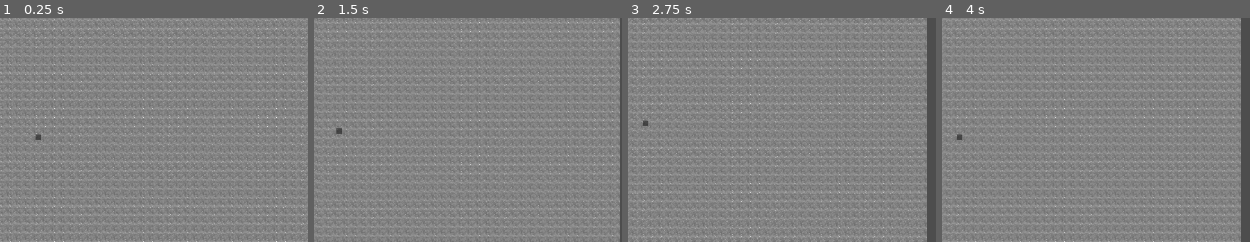
Above: before the commit, frames 1-4 (left to right).
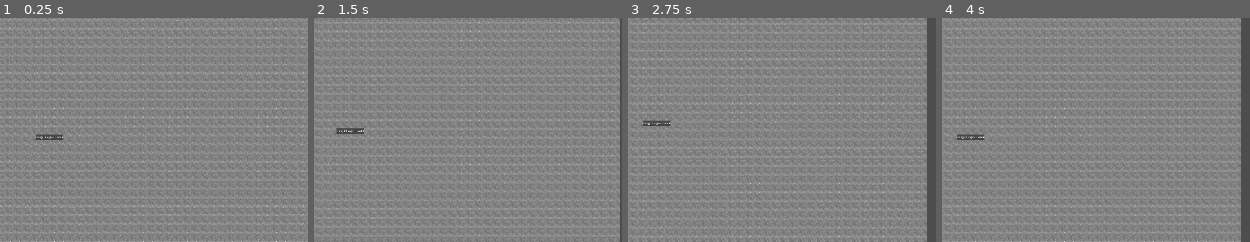
Above: after the commit, the same moments.

Repository: AxisTrotec/Astra
Game: Godot game, scene res://Scenes/World Generation/World Generation.tscn
Same seed, same stepped clock (60 frames per second), same inputs: the game is played once before the commit and once after it.
Inputs (mouse positions are % of the whole screen's width and height, from its top left):
- Up to frame 1 (0.25 s): no input
- Up to frame 2 (1.5 s): tap Enter at 0.5 s; move the mouse to (80, 45) at 0.52 s; hold Right 0.53-1.28 s; click (80, 45) at 0.67 s; tap Space at 1.25 s; move the mouse to (26, 55) at 1.27 s; hold Down from 1.28 s (still down)
- Up to frame 3 (2.75 s): tap Enter at 2 s; move the mouse to (65, 28) at 2.02 s; release Down at 2.03 s; hold Right from 2.03 s (still down)
- Up to frame 4 (4 s): tap Space at 2.75 s; move the mouse to (45, 70) at 2.77 s; release Right at 2.78 s; hold Up 2.78-3.53 s; click (45, 70) at 2.92 s; tap Enter at 3.5 s; move the mouse to (91, 65) at 3.52 s; hold Left from 3.53 s (still down)
The pictures show only the part of the screen within x 46-96%, y 24-74%; the shares and areas given below are measured in that part.

The runs differ from the first frame. In frame 1, 0.2% of the frame differs, in the area x 11-21%, y 51-55%; in frame 2, 0.2%; in frame 3, 0.2%; in frame 4, 0.2%, in the area x 4-14%, y 51-55%.
Error before the commit: Parse Error: Expected indented block after function declaration. (res://global.gd:76)

Commit message:
New version

Diff:
--- a/Menus/WorldGenOptions/WGOptionsMenu.gd
+++ b/Menus/WorldGenOptions/WGOptionsMenu.gd
@@ -32,11 +32,12 @@
 	var current_selected = index
 
 	if current_selected == 0:
-		Global.world_type= "Nero"
+		Global.world_type = "Nero"
 	elif current_selected == 1:
 		Global.world_type = "Gaia"
 
 
 func _on_button_pressed():
+	print("test")
 	Global.new_game = true
-	get_tree().change_scene_to_file("res://Scenes/World Generation.tscn")
+	get_tree().change_scene_to_file("res://Scenes/World Generation/World Generation.tscn")
--- /dev/null
+++ b/Scenes/World Generation/Counter Bar.gd
@@ -0,0 +1,24 @@
+extends HBoxContainer
+
+
+func _ready():
+	#Timer for counter updates with rates
+	var timer := Timer.new()
+	add_child(timer)
+	timer.wait_time = 1
+	timer.start()
+	timer.timeout.connect(_on_timer_timeout)
+
+
+func _on_timer_timeout() -> void:
+	#energy_current += 13
+	print("test")
+	print(Global.energy_current)
+	print(Global.energy_rate)
+	print(Global.energy_max)
+
+
+# Called every frame. 'delta' is the elapsed time since the previous frame.
+func _process(delta):
+	if Global.new_game:
+		$CurrentEnergy.text = "the text"
--- a/Scenes/World Generation/World Generation.tscn
+++ b/Scenes/World Generation/World Generation.tscn
@@ -1,9 +1,10 @@
-[gd_scene load_steps=7 format=3 uid="uid://bk45i6gn62j54"]
+[gd_scene load_steps=8 format=3 uid="uid://bk45i6gn62j54"]
 
 [ext_resource type="Script" path="res://Scenes/World Generation/Camera2D.gd" id="1_qtdvg"]
 [ext_resource type="Texture2D" uid="uid://bf7g88qg60qsf" path="res://Art Assets/Assets/Moon_1.jpg" id="2_wjk1c"]
 [ext_resource type="Script" path="res://Scenes/World Generation/TileMap.gd" id="3_80mny"]
 [ext_resource type="PackedScene" uid="uid://ccxncict6cq11" path="res://Entities/HQ.tscn" id="4_cvp68"]
+[ext_resource type="Script" path="res://Scenes/World Generation/Counter Bar.gd" id="5_upc62"]
 
 [sub_resource type="TileSetAtlasSource" id="TileSetAtlasSource_b4qke"]
 texture = ExtResource("2_wjk1c")
@@ -36,5 +37,31 @@
 offset_right = 40.0
 offset_bottom = 40.0
 
-[node name="HBoxContainer" type="HBoxContainer" parent="PanelContainer"]
+[node name="Counter Bar" type="HBoxContainer" parent="PanelContainer"]
 layout_mode = 2
+script = ExtResource("5_upc62")
+
+[node name="Energy" type="Label" parent="PanelContainer/Counter Bar"]
+layout_mode = 2
+text = "Energy"
+
+[node name="CurrentEnergy" type="Label" parent="PanelContainer/Counter Bar"]
+layout_mode = 2
+text = "0"
+horizontal_alignment = 2
+
+[node name="Oxygen" type="Label" parent="PanelContainer/Counter Bar"]
+layout_mode = 2
+text = "Oxygen"
+
+[node name="CurrentOxygen" type="Label" parent="PanelContainer/Counter Bar"]
+layout_mode = 2
+text = "0"
+
+[node name="Food" type="Label" parent="PanelContainer/Counter Bar"]
+layout_mode = 2
+text = "Food"
+
+[node name="CurrentFood" type="Label" parent="PanelContainer/Counter Bar"]
+layout_mode = 2
+text = "0"
--- a/global.gd
+++ b/global.gd
@@ -1,12 +1,14 @@
 extends Node
 
-var new_game = false
+var new_game
 
 #World Generation Options
 var world_type
 var world_size
 
 #Facilities
+var hq = 0
+
 #Productions
 var provision = []
 var SPP = []
@@ -38,39 +40,25 @@
 
 func _ready():
 	#If new game, add facilities to variables
+	print(new_game)
 	if new_game:
-		provision.append({
-			id = provision.size(),
-			tier = 1
-		})
-		SPP.append({
-			id = SPP.size(),
-			tier = 1
-		})
-		LSS.append({
-			id = LSS.size(),
-			tier = 1
-		})
-		residences.append({
-			id = residences.size(),
-			tier = 1
-		})
-		medical.append({
-			id = medical.size(),
-			tier = 1
-		})
-		armoury.append({
-			id = armoury.size(),
-			tier = 1
-		})
-		hangar.append({
-			id = hangar.size(),
-			tier = 1
-		})
-		research.append({
-			id = research.size(),
-			tier = 1
-		})
+		hq = 1
+
+		#Set energy to the default
+		energy_max = 5000
+		energy_current = 500
+		energy_rate = 13
+
+#		#Set food to the default
+#		food_max = 50000
+#		food_current = 10
+#		food_rate = 10
+#
+#		#Set food to the default
+#		oxygen_max = 0
+#		oxygen_current = 0
+#		oxygen_rate = 0
 
 # Called every frame. 'delta' is the elapsed time since the previous frame.
 func _process(delta):
+	pass
